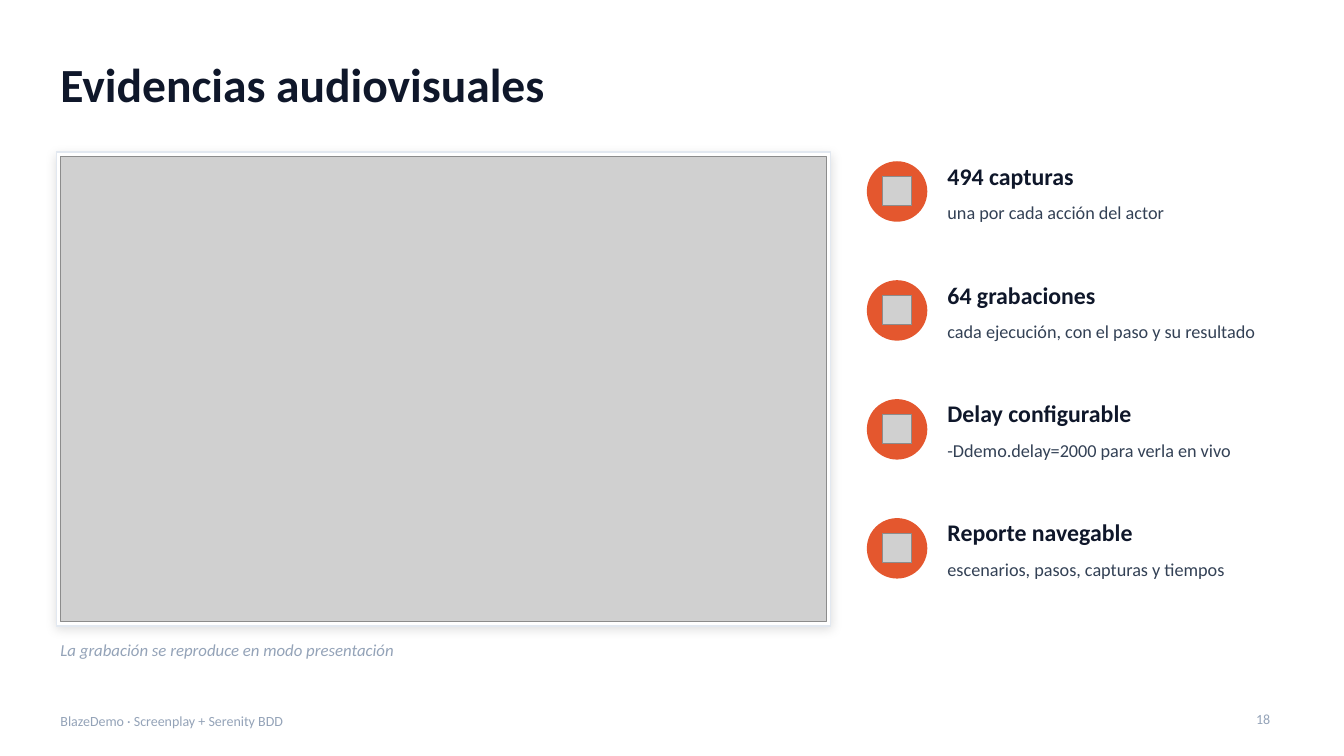
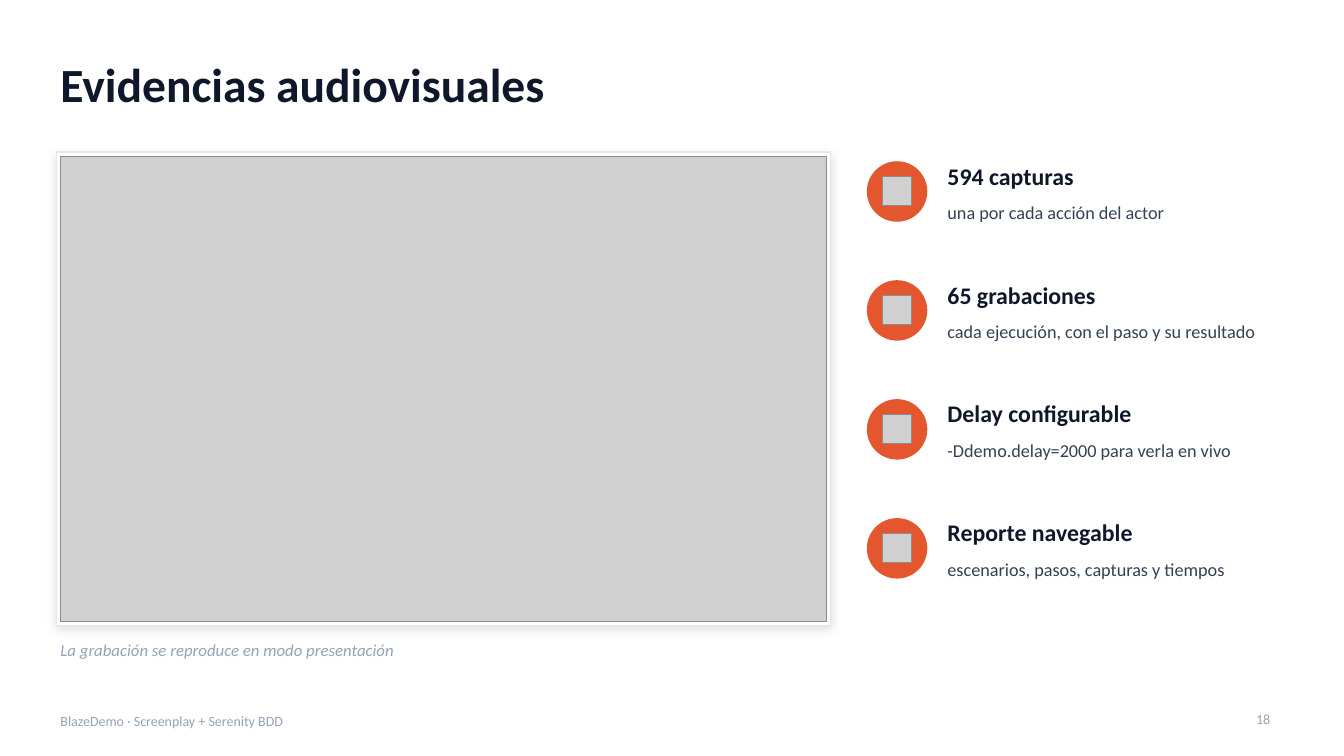
Before and after one commit to Santiagodutr/blazedemo-screenplay-serenity, a slide deck: slide 18 of presentacion/BlazeDemo_Screenplay_Sustentacion.pptx. Drawn at 1344x756 pixels with LibreOffice and Linux fonts; fonts in the diff are those of the drawing; grey boxes stand for pictures. Boxes give left, top, right and bottom in pixels: in the first picture for what was removed or moved away, otherwise in the second. Text is boxed around its words. In the diff, an @@ line names an element or a change of style, - is before the commit and + after.

```diff
--- a/presentacion/BlazeDemo_Screenplay_Sustentacion.pptx
+++ b/presentacion/BlazeDemo_Screenplay_Sustentacion.pptx
@@ text at (947,169,1074,189): text changed @@
-494 capturas
+594 capturas
@@ text at (947,287,1095,308): text changed @@
-64 grabaciones
+65 grabaciones
```
Also in this commit, not shown: 9 other slides changed, 3 other files.
